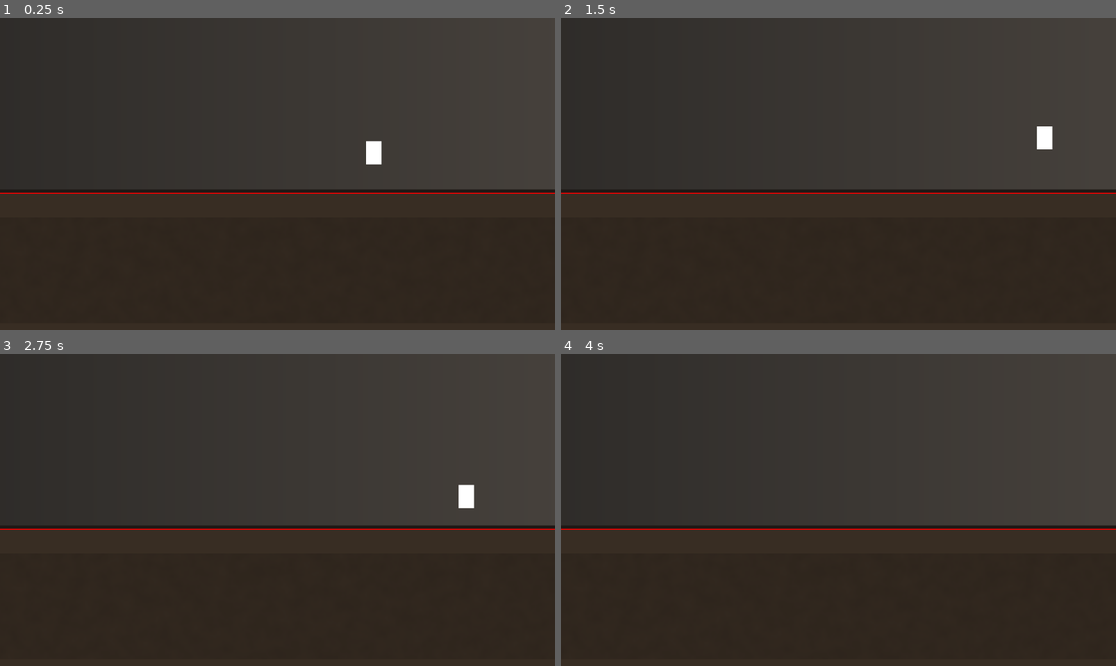
Above: before the commit, frames 1-4 (two rows, left to right).
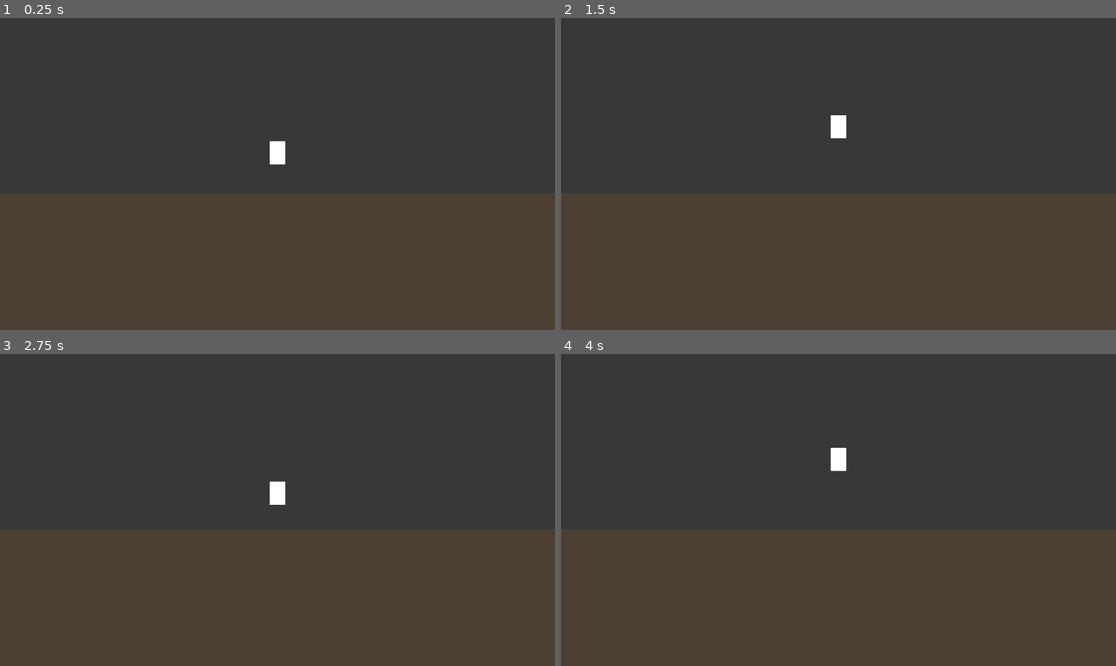
Above: after the commit, the same moments.

Repository: droptablestar/sneaky_cat2d
Game: Godot game, scene res://src/levels/main.tscn
Same seed, same stepped clock (60 frames per second), same inputs: the game is played once before the commit and once after it.
Inputs:
- Up to frame 1 (0.25 s): no input
- Up to frame 2 (1.5 s): tap Enter (ui_accept) at 0.5, 0.77, 0.8, 1.07, 1.35 s; hold Space 0.53-1.28 s; hold Right (ui_right) from 0.53 s (still down)
- Up to frame 3 (2.75 s): tap Enter (ui_accept) at 1.52, 1.82, 2.3 s; tap Space at 1.55 s; release Right (ui_right) at 2.03 s; hold Left (ui_left) from 2.03 s (still down); hold Space from 2.03 s (still down)
- Up to frame 4 (4 s): release Left (ui_left) at 2.78 s; release Space at 2.78 s; hold Right (ui_right) from 2.78 s (still down); tap Space at 2.85 s; tap Enter (ui_accept) at 3.02, 3.32, 3.6, 3.77 s

The runs differ from the first frame. In frame 1, 36% of the frame differs, in the area x 0-100%, y 39-98%; in frame 2, 36%; in frame 3, 36%; in frame 4, 35%.

Commit message:
ADD: camera follow and room setup

Diff:
--- /dev/null
+++ b/src/levels/camera_follow.gd
@@ -0,0 +1,20 @@
+## Camera follow helper (Godot 4.x)
+##
+## Follows a target on X while keeping Y fixed so the floor framing stays stable.
+extends Camera2D
+
+@export_node_path("Node2D") var target_path: NodePath
+@export var fixed_y: float = 360.0
+
+var _target: Node2D = null
+
+
+func _ready() -> void:
+	if target_path != NodePath():
+		_target = get_node_or_null(target_path) as Node2D
+
+
+func _process(_delta: float) -> void:
+	if _target == null:
+		return
+	global_position = Vector2(_target.global_position.x, fixed_y)
--- a/src/levels/main.tscn
+++ b/src/levels/main.tscn
@@ -1,72 +1,52 @@
 [gd_scene format=3]
 
-[ext_resource type="PackedScene" uid="uid://player_scene" path="res://src/player/Player.tscn" id="1_player"]
+; External dependencies
+[ext_resource type="PackedScene" path="res://src/player/Player.tscn" id="1_player"]
+[ext_resource type="Script" path="res://src/levels/camera_follow.gd" id="2_camera_follow"]
 
+; Physics resource for the floor collision (continuous across both rooms)
 [sub_resource type="RectangleShape2D" id="RectangleShape2D_1"]
-size = Vector2(1200, 40)
-
-[sub_resource type="Gradient" id="Gradient_1"]
-offsets = PackedFloat32Array(0, 1)
-colors = PackedColorArray(0.18, 0.17, 0.16, 1, 0.28, 0.26, 0.24, 1)
-
-[sub_resource type="GradientTexture2D" id="GradientTexture2D_1"]
-gradient = SubResource("Gradient_1")
-width = 1280
-height = 720
-
-[sub_resource type="FastNoiseLite" id="FastNoiseLite_1"]
-noise_type = 1
-frequency = 0.02
-fractal_type = 1
-fractal_octaves = 3
-fractal_lacunarity = 2.0
-fractal_gain = 0.5
-
-[sub_resource type="NoiseTexture2D" id="NoiseTexture2D_1"]
-noise = SubResource("FastNoiseLite_1")
-width = 1280
-height = 220
+size = Vector2(2600, 40)
 
 [node name="Main" type="Node2D"]
 
-[node name="BackgroundWall" type="Sprite2D" parent="."]
+; === ROOM A visuals (x: -640..640, y: 0..720) ===
+[node name="Wall_A" type="Polygon2D" parent="."]
 z_index = -10
-texture = SubResource("GradientTexture2D_1")
-position = Vector2(0, 360)
-centered = true
+color = Color(0.22, 0.22, 0.22, 1.0)
+polygon = PackedVector2Array(-640, 0, 640, 0, 640, 720, -640, 720)
 
-[node name="FloorFill" type="Polygon2D" parent="."]
+[node name="FloorVisual_A" type="Polygon2D" parent="."]
 z_index = -6
-color = Color(0.22, 0.18, 0.14, 1)
+color = Color(0.30, 0.25, 0.20, 1.0)
 polygon = PackedVector2Array(-640, 400, 640, 400, 640, 720, -640, 720)
 
-[node name="Baseboard" type="Polygon2D" parent="."]
-z_index = -5
-color = Color(0.12, 0.10, 0.09, 1)
-polygon = PackedVector2Array(-640, 392, 640, 392, 640, 400, -640, 400)
+; === ROOM B visuals (x: 640..1920, y: 0..720) ===
+[node name="Wall_B" type="Polygon2D" parent="."]
+z_index = -10
+color = Color(0.22, 0.22, 0.22, 1.0)
+polygon = PackedVector2Array(640, 0, 1920, 0, 1920, 720, 640, 720)
 
-[node name="FloorGrain" type="Sprite2D" parent="."]
-z_index = -5
-texture = SubResource("NoiseTexture2D_1")
-position = Vector2(0, 560)
-centered = true
-modulate = Color(0.10, 0.08, 0.06, 0.18)
+[node name="FloorVisual_B" type="Polygon2D" parent="."]
+z_index = -6
+color = Color(0.30, 0.25, 0.20, 1.0)
+polygon = PackedVector2Array(640, 400, 1920, 400, 1920, 720, 640, 720)
 
-[node name="DebugFloorLine" type="Line2D" parent="."]
-z_index = 100
-width = 2.0
-default_color = Color(1, 0, 0, 1)
-points = PackedVector2Array(-640, 400, 640, 400)
-
+; === Physics floor ===
 [node name="Floor" type="StaticBody2D" parent="."]
-position = Vector2(0, 400)
-
-[node name="Camera2D" type="Camera2D" parent="."]
-current = true
-position = Vector2(0, 360)
+position = Vector2(640, 400)
 
 [node name="CollisionShape2D" type="CollisionShape2D" parent="Floor"]
 shape = SubResource("RectangleShape2D_1")
 
+; Player
 [node name="Player" parent="." instance=ExtResource("1_player")]
 position = Vector2(200, 300)
+
+; Camera (follows player X)
+[node name="Camera2D" type="Camera2D" parent="."]
+current = true
+position = Vector2(0, 360)
+script = ExtResource("2_camera_follow")
+target_path = NodePath("../Player")
+fixed_y = 360.0
--- a/src/player/player.gd
+++ b/src/player/player.gd
@@ -9,10 +9,17 @@
 	if not is_on_floor():
 		velocity.y += gravity * delta
 
-	var axis := Input.get_axis("ui_left", "ui_right")
+	# Deterministic keyboard movement (no InputMap dependency).
+	var axis := 0.0
+	print(Input.is_key_pressed(KEY_LEFT))
+	if Input.is_key_pressed(KEY_LEFT) or Input.is_key_pressed(KEY_A):
+		axis -= 1.0
+	if Input.is_key_pressed(KEY_RIGHT) or Input.is_key_pressed(KEY_D):
+		axis += 1.0
 	velocity.x = axis * move_speed
 
-	if is_on_floor() and Input.is_action_just_pressed("ui_accept"):
+	# Deterministic jump (no InputMap dependency).
+	if is_on_floor() and (Input.is_key_pressed(KEY_SPACE) or Input.is_key_pressed(KEY_ENTER)):
 		velocity.y = jump_velocity
 
 	move_and_slide()
